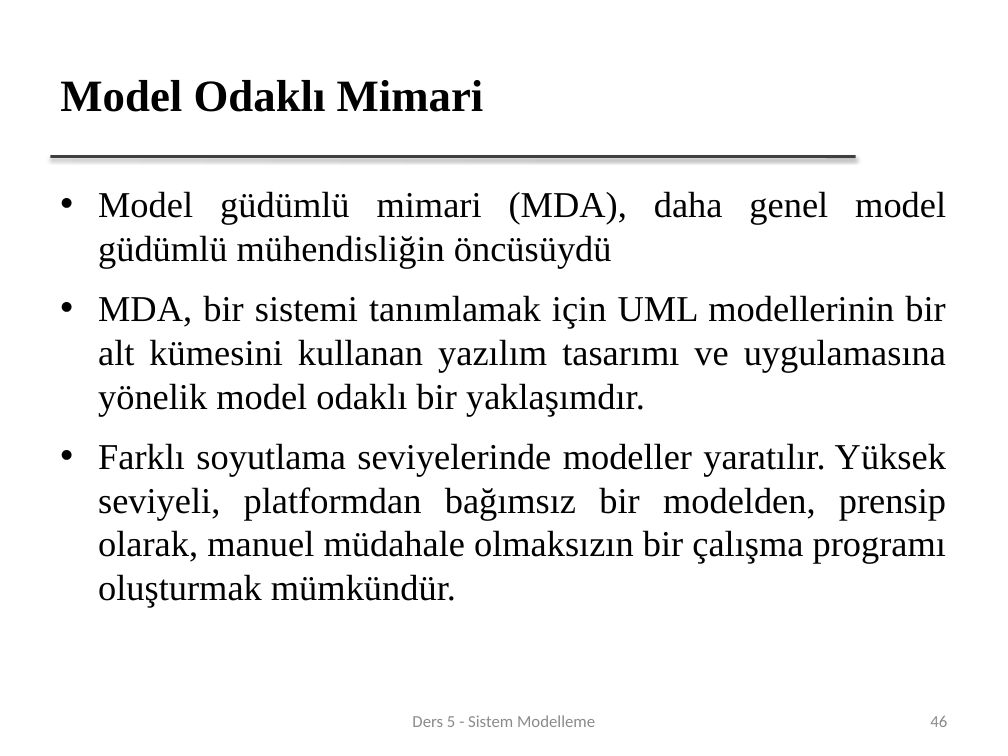
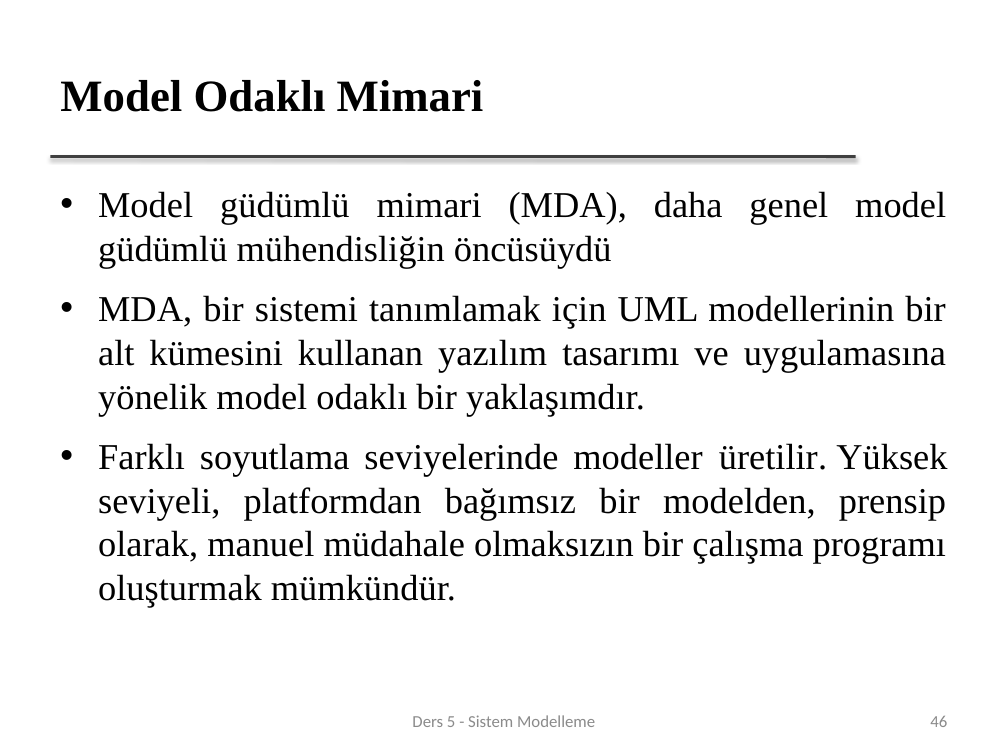
Before and after one commit to FurkanGozukara/Yazilim-Muhendisligi-IT522-2021, a slide deck: slide 46 of dersler/Ders 5 - Sistem Modelleme.pptx. Drawn at 1008x756 pixels with LibreOffice and Linux fonts; fonts in the diff are those of the drawing; background and template pictures are left out. Boxes give left, top, right and bottom in pixels: in the first picture for what was removed or moved away, otherwise in the second. Text is boxed around its words. In the diff, an @@ line names an element or a change of style, - is before the commit and + after.

```diff
--- a/dersler/Ders 5 - Sistem Modelleme.pptx
+++ b/dersler/Ders 5 - Sistem Modelleme.pptx
@@ text at box(98, 443, 947, 607): text changed @@
-• Farklı soyutlama seviyelerinde modeller yaratılır. Yüksek seviyeli, platformdan bağımsız bir modelden, prensip olarak, manuel müdahale olmaksızın bir çalışma programı oluşturmak mümkündür.
+• Farklı soyutlama seviyelerinde modeller üretilir. Yüksek seviyeli, platformdan bağımsız bir modelden, prensip olarak, manuel müdahale olmaksızın bir çalışma programı oluşturmak mümkündür.
```
Also in this commit, not shown: 4 other files.
